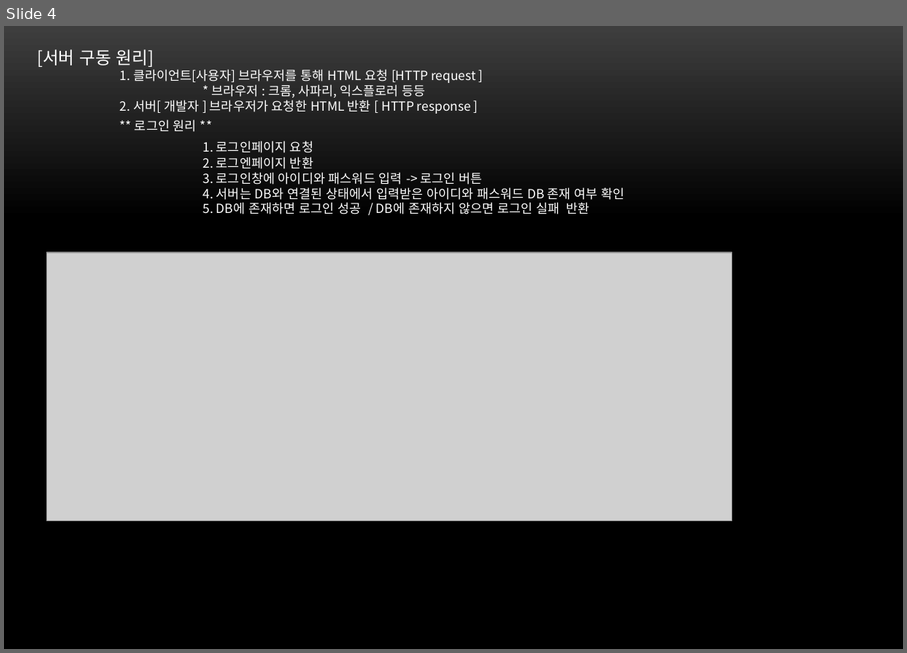
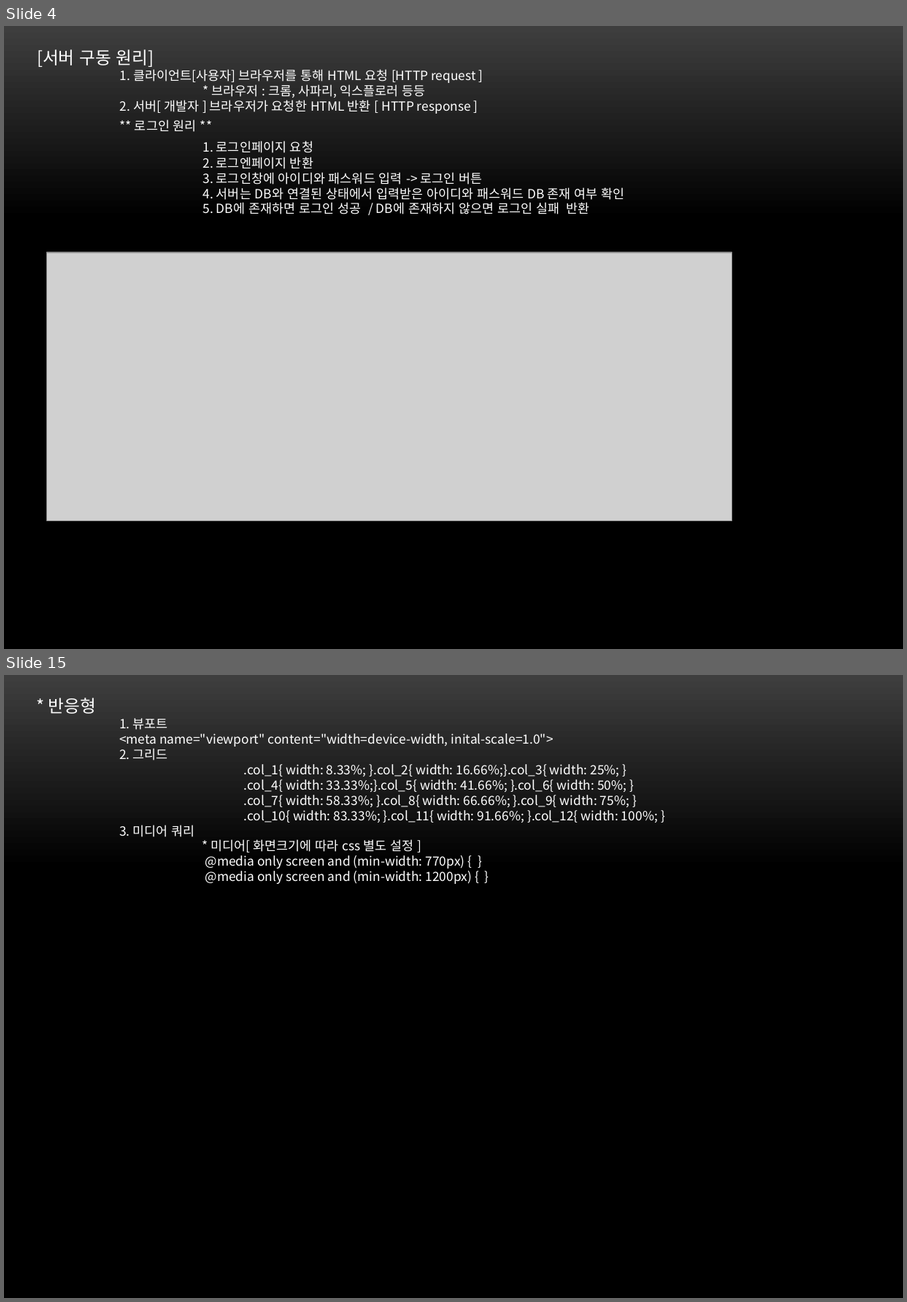
Before and after one commit to kth0027/ezen_kth, a slide deck: Front/src/main/webapp/PPT/web.pptx. Shown one above the other, each under a label of ours: slide 4 before the commit, slides 4 and 15 after it; the slides between them are not shown. The pictures are 907x653 and 907x1302 pixels, drawn with LibreOffice and Linux fonts; fonts in the diff are those of the drawing; grey boxes stand for pictures; background and template pictures are left out. Boxes give left, top, right and bottom in pixels: in the first picture for what was removed or moved away, otherwise in the second. Text is boxed around its words. In the diff, an @@ line names an element or a change of style, - is before the commit and + after.

```diff
--- a/Front/src/main/webapp/PPT/web.pptx
+++ b/Front/src/main/webapp/PPT/web.pptx
@@ slide 15 added at [4, 675, 903, 1298], background picture (left out) @@
@@ text added at [49, 698, 658, 884], 11 pt, text #FFFFFF @@
+* 반응형
+1. 뷰포트
+<meta name="viewport" content="width=device-width, inital-scale=1.0">
+2. 그리드
+  .col_1{ width: 8.33%; }.col_2{ width: 16.66%;}.col_3{ width: 25%; }
+      .col_4{ width: 33.33%;}.col_5{ width: 41.66%; }.col_6{ width: 50%; }
+      .col_7{ width: 58.33%; }.col_8{ width: 66.66%; }.col_9{ width: 75%; }
+      .col_10{ width: 83.33%; }.col_11{ width: 91.66%; }.col_12{ width: 100%; }
+    3. 미디어 쿼리
+    * 미디어[ 화면크기에 따라 css 별도 설정 ]
+    @media only screen and (min-width: 770px) { }
+    @media only screen and (min-width: 1200px) { }
```
Also in this commit, not shown: 2 slides changed, 10 other slides added.
